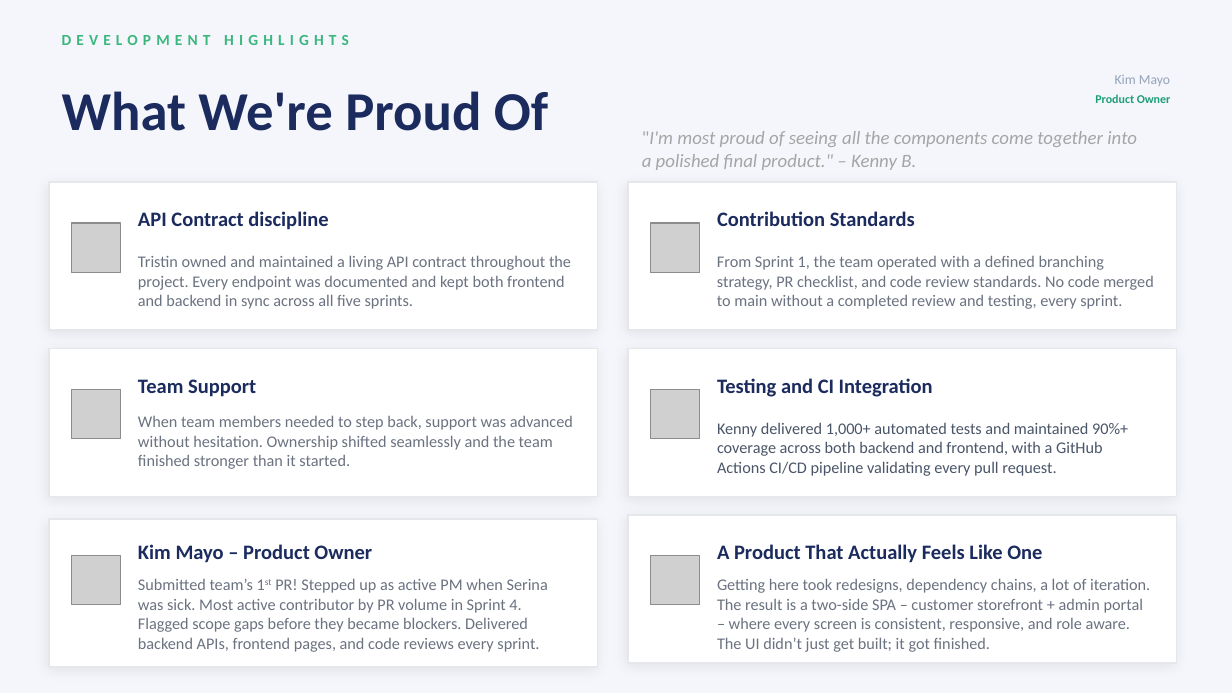
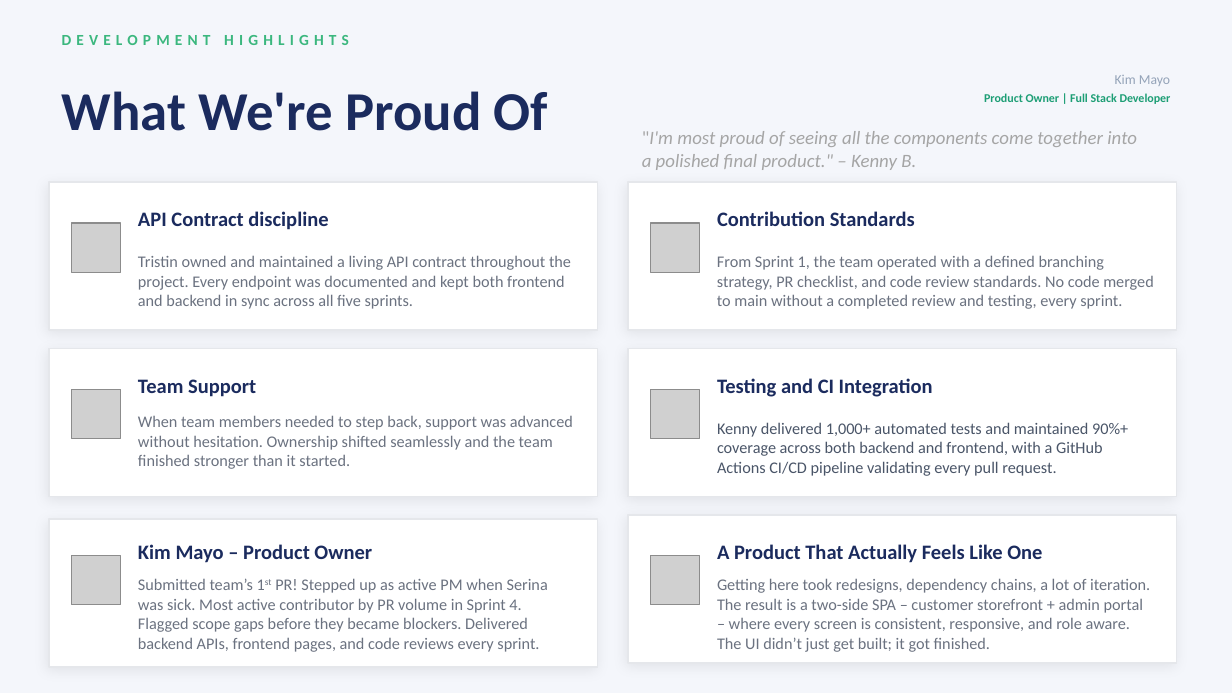
Before and after one commit to RachelMizer/ProjectOrderly, a slide deck: slide 7 of docs/Deliverables/Orderly_Slides.pptx. Drawn at 1232x693 pixels with LibreOffice and Linux fonts; fonts in the diff are those of the drawing; grey boxes stand for pictures. Boxes give left, top, right and bottom in pixels: in the first picture for what was removed or moved away, otherwise in the second. Text is boxed around its words. In the diff, an @@ line names an element or a change of style, - is before the commit and + after.

```diff
--- a/docs/Deliverables/Orderly_Slides.pptx
+++ b/docs/Deliverables/Orderly_Slides.pptx
@@ text at [984,93,1171,104]: text changed @@
-Product Owner
+Product Owner | Full Stack Developer
```
Also in this commit, not shown: 1 other slide changed, 1 other file.
